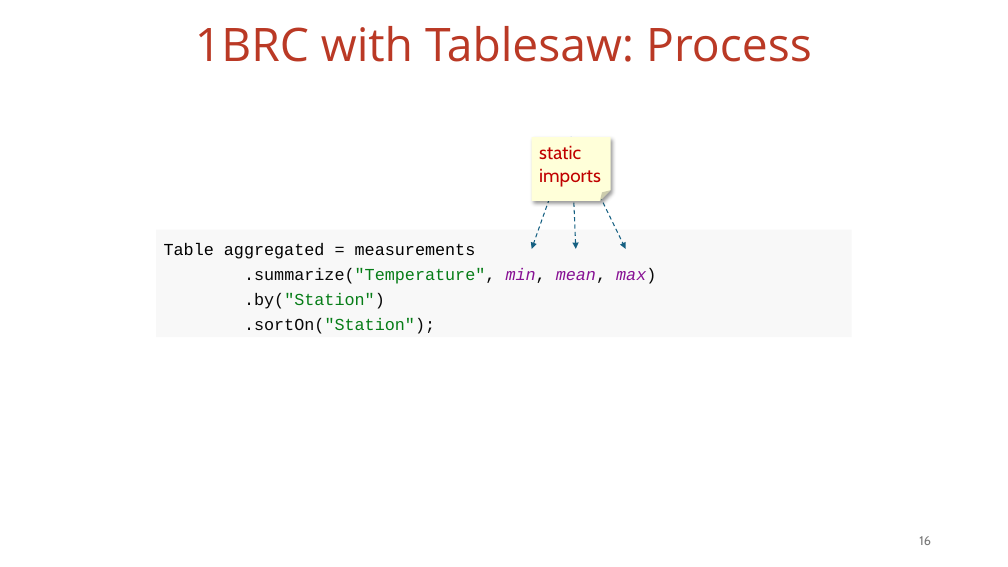
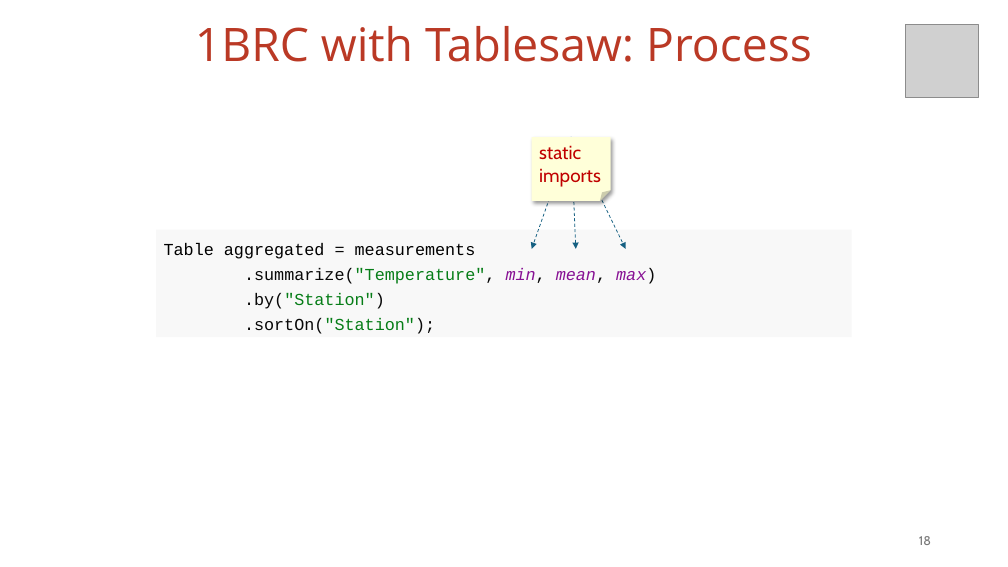
Before and after one commit to vmzakharov/missing-dataframe-talk, a slide deck: slide 18 of presentation/Missing_Dataframe_Short.pptx (slide 16 before the commit). Drawn at 1008x567 pixels with LibreOffice and Linux fonts; fonts in the diff are those of the drawing; grey boxes stand for pictures. Boxes give left, top, right and bottom in pixels: in the first picture for what was removed or moved away, otherwise in the second. Text is boxed around its words. In the diff, an @@ line names an element or a change of style, - is before the commit and + after.

```diff
--- a/presentation/Missing_Dataframe_Short.pptx
+++ b/presentation/Missing_Dataframe_Short.pptx
@@ picture added at box(906, 24, 979, 97) @@
@@ arrow (571, 137) - (532, 249): stroke #156082 1 pt dashed to #156082 0.75 pt dashed @@
@@ arrow (571, 137) - (576, 249): stroke #156082 1 pt dashed to #156082 0.75 pt dashed @@
@@ arrow (571, 137) - (626, 249): stroke #156082 1 pt dashed to #156082 0.75 pt dashed @@
@@ page number at box(919, 536, 931, 545): text changed @@
-16
+18
```
Also in this commit, not shown: 12 other slides changed, 2 slides added, 1 other file.
